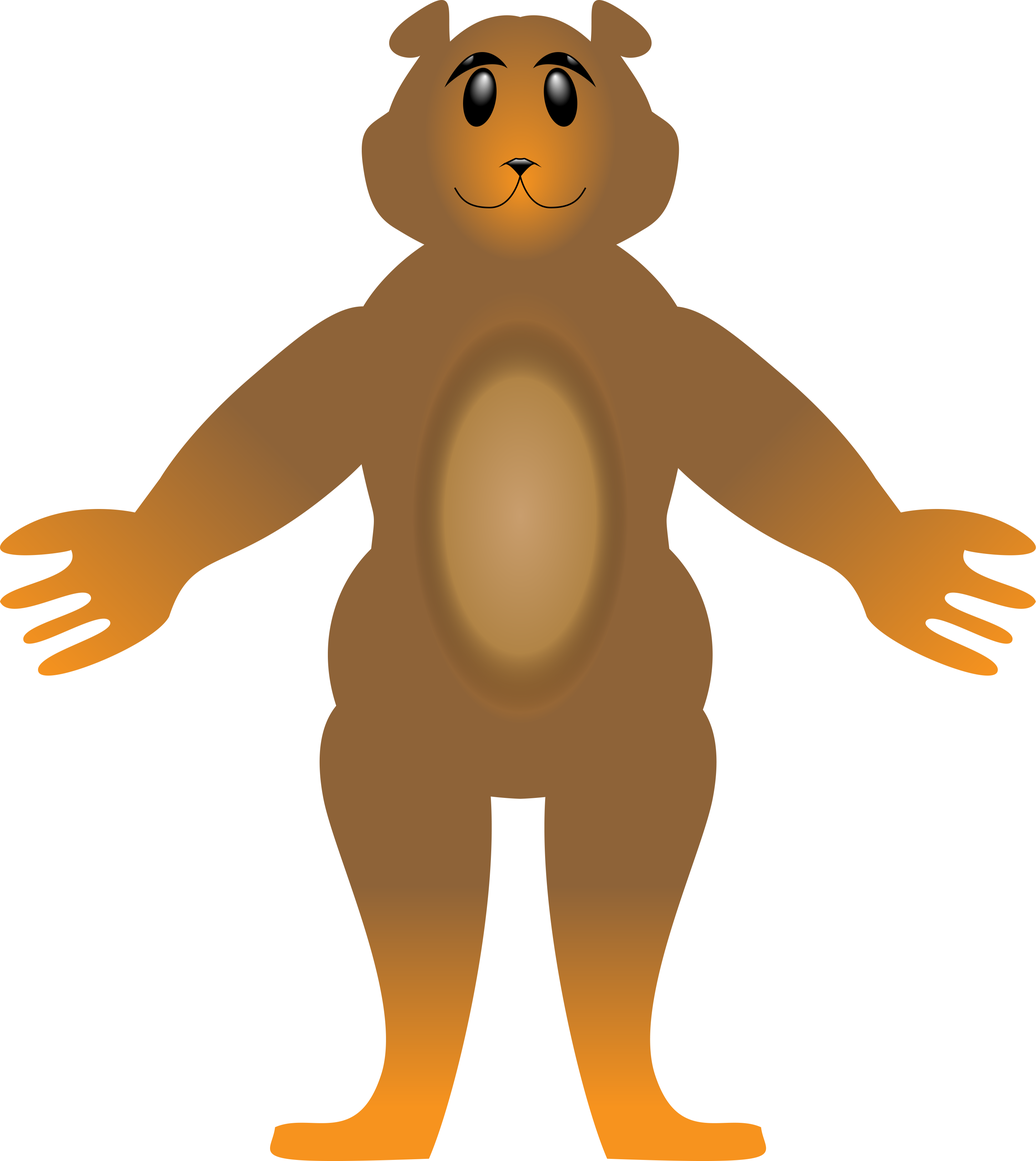
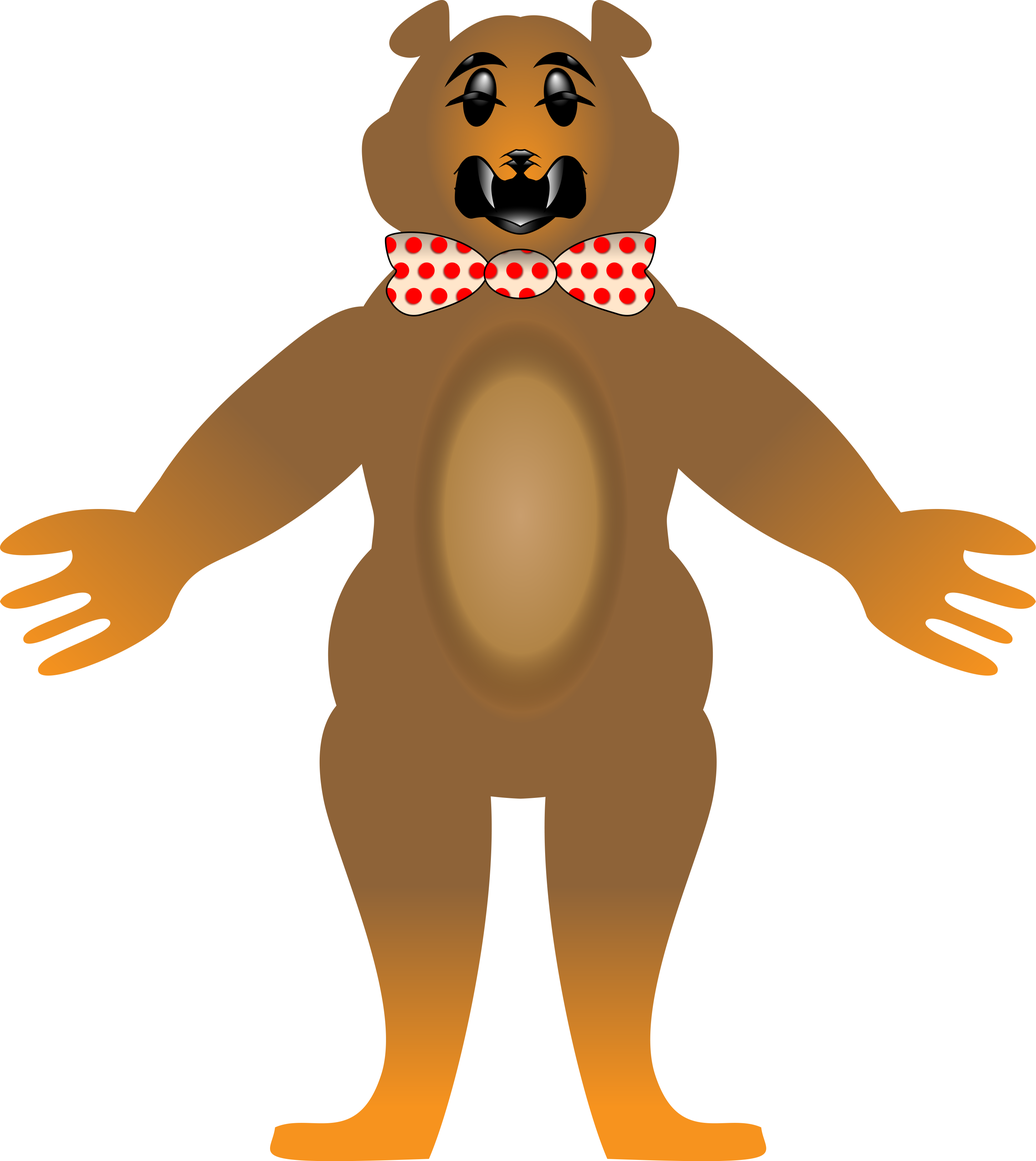
Layer changes from the first 1036 x 1161 image to the second:
added layer "R_Eyebrow" above "L_Eyebrow" over [left=465, top=67, right=497, bottom=88]
renamed "R_Eyebrow" to "L_Eyebrow", painted on it over [left=465, top=67, right=576, bottom=88]
renamed "L_Eyebrow" to "Mouth_Angry", painted on it over [left=453, top=67, right=596, bottom=228]
renamed "Face" to "Mouth_Open", painted on it over [left=454, top=67, right=587, bottom=235]
renamed "Head" to "Mouth_Closed", painted on it over [left=361, top=0, right=680, bottom=267]
renamed "R_Arm" to "Eyes_Closed", painted on it over [left=327, top=90, right=596, bottom=677]
renamed "L_Arm" to "Eyes_Open", painted on it over [left=463, top=67, right=714, bottom=677]
renamed "R_Leg" to "R_Arm", painted on it over [left=270, top=306, right=493, bottom=1161]
renamed "L_Leg" to "L_Arm", painted on it over [left=544, top=306, right=767, bottom=1161]
renamed "Body" to "Body + L_Leg + R_Leg + Head + BowTie", painted on it over [left=270, top=0, right=767, bottom=1161]
